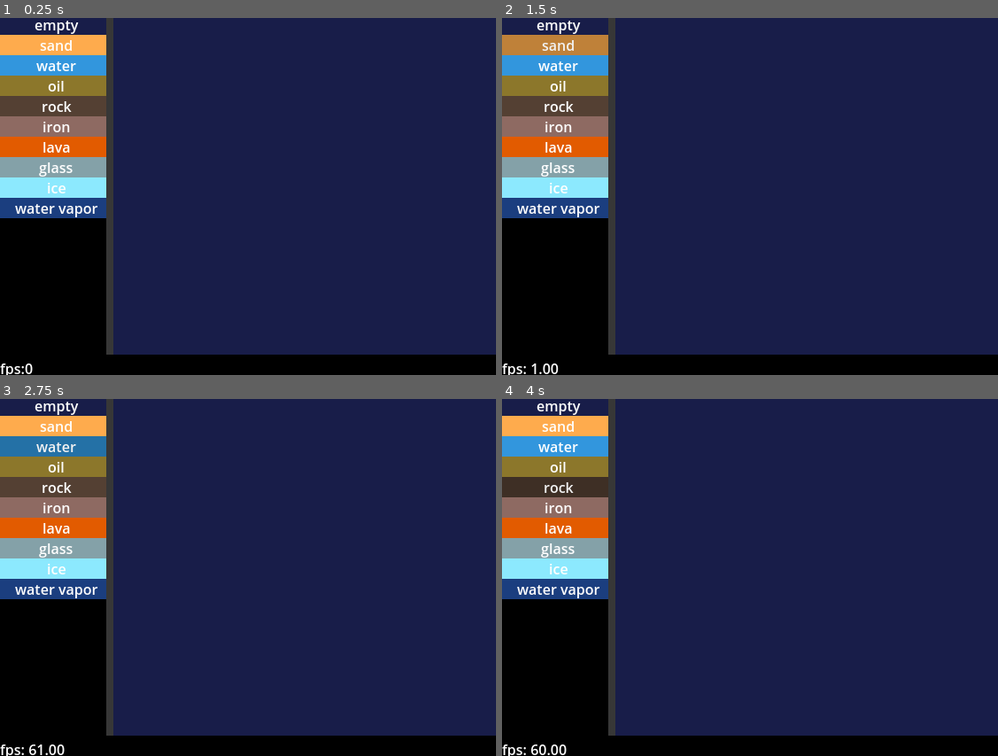
Above: before the commit, frames 1-4 (two rows, left to right).
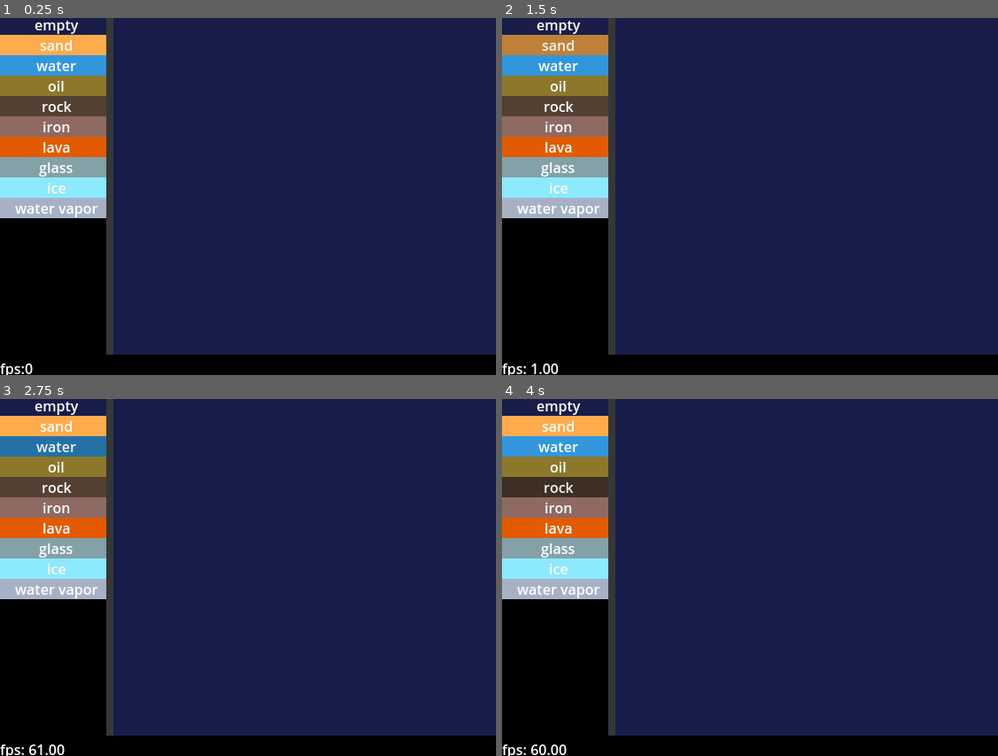
Above: after the commit, the same moments.

Repository: kiwijuice56/sand-spoon
Game: Godot game, scene res://main/main.tscn
Same seed, same stepped clock (60 frames per second), same inputs: the game is played once before the commit and once after it.
Inputs:
- Up to frame 1 (0.25 s): no input
- Up to frame 2 (1.5 s): click "empty" at 0.5 s; click "sand" at 1.25 s
- Up to frame 3 (2.75 s): click "water" at 2 s
- Up to frame 4 (4 s): click "oil" at 2.75 s; click "rock" at 3.5 s

The runs differ from the first frame. In frame 1, 1.1% of the frame differs, in the area x 0-22%, y 50-57%; in frame 2, 1.1%; in frame 3, 1.1%; in frame 4, 1.1%.

Commit message:
Basic documentation, refactoring

Diff:
--- a/main/main.tscn
+++ b/main/main.tscn
@@ -6,18 +6,18 @@
 [ext_resource type="Script" path="res://main/painter/painter.gd" id="3_3diiu"]
 [ext_resource type="PackedScene" uid="uid://cly3oo4u8jasx" path="res://main/ui/fps_label/fps_label.tscn" id="3_54ca0"]
 [ext_resource type="Resource" uid="uid://bv0qbdwy81m1a" path="res://main/simulation/element/empty/empty.tres" id="4_oq8j5"]
-[ext_resource type="Resource" uid="uid://ypa8f347pjrs" path="res://main/simulation/element/fluid/water/water.tres" id="5_4oxmv"]
-[ext_resource type="Resource" uid="uid://bv8gs1iin5gag" path="res://main/simulation/element/solid/powder/sand/sand.tres" id="5_57l7a"]
-[ext_resource type="Resource" uid="uid://bbvp7saksab8l" path="res://main/simulation/element/fluid/oil/oil.tres" id="8_l1nvi"]
+[ext_resource type="Resource" uid="uid://ypa8f347pjrs" path="res://main/simulation/element/fluid/water.tres" id="5_4oxmv"]
+[ext_resource type="Resource" uid="uid://bv8gs1iin5gag" path="res://main/simulation/element/solid/powder/sand.tres" id="5_57l7a"]
+[ext_resource type="Resource" uid="uid://bbvp7saksab8l" path="res://main/simulation/element/fluid/oil.tres" id="8_l1nvi"]
 [ext_resource type="PackedScene" uid="uid://p1cupggik6ba" path="res://main/ui/element_selector/element_selector.tscn" id="8_vvhhn"]
-[ext_resource type="Resource" uid="uid://cwnhltdvq4ic4" path="res://main/simulation/element/solid/rock/rock.tres" id="9_bp35h"]
-[ext_resource type="Resource" uid="uid://clkis27cdr8nh" path="res://main/simulation/element/solid/metal/iron/iron.tres" id="10_7jxe6"]
-[ext_resource type="Resource" uid="uid://c3gbiac6s4l27" path="res://main/simulation/element/fluid/lava/lava.tres" id="11_d45fd"]
-[ext_resource type="Resource" uid="uid://c7b8cfugwtddk" path="res://main/simulation/element/solid/glass/glass.tres" id="12_21fqx"]
-[ext_resource type="Resource" uid="uid://bsleucppukqqv" path="res://main/simulation/element/solid/ice/ice.tres" id="13_pqvew"]
-[ext_resource type="Resource" uid="uid://gj82jp5hguq" path="res://main/simulation/element/fluid/water_vapor/water_vapor.tres" id="14_vb41q"]
+[ext_resource type="Resource" uid="uid://cwnhltdvq4ic4" path="res://main/simulation/element/solid/rock.tres" id="9_bp35h"]
+[ext_resource type="Resource" uid="uid://clkis27cdr8nh" path="res://main/simulation/element/solid/metal/iron.tres" id="10_7jxe6"]
+[ext_resource type="Resource" uid="uid://c3gbiac6s4l27" path="res://main/simulation/element/fluid/lava.tres" id="11_d45fd"]
+[ext_resource type="Resource" uid="uid://c7b8cfugwtddk" path="res://main/simulation/element/solid/glass.tres" id="12_21fqx"]
+[ext_resource type="Resource" uid="uid://bsleucppukqqv" path="res://main/simulation/element/solid/ice.tres" id="13_pqvew"]
+[ext_resource type="Resource" uid="uid://gj82jp5hguq" path="res://main/simulation/element/fluid/water_vapor.tres" id="14_vb41q"]
 
-[sub_resource type="Image" id="Image_20yq4"]
+[sub_resource type="Image" id="Image_6yi0h"]
 data = {
 "data": PackedByteArray(0, 0, 0, 0, 0, 0, 0, 0, 0, 0, 0, 0, 0, 0, 0, 0, 0, 0, 0, 0, 0, 0, 0, 0, 0, 0, 0, 0, 0, 0, 0, 0, …(62113 unchanged characters)…
 "format": "RGBA8",
--- a/main/simulation/element/element.gd
+++ b/main/simulation/element/element.gd
@@ -8,20 +8,29 @@
 ## Base color for UI components for this element
 @export var ui_color: Color
 
+@export_group("Heat")
+@export_range(0, 10000, 0.1, "or_greater", "suffix:K") var initial_temperature: float = 293
+@export_range(0, 1) var conductivity: float = 0.5
+@export_subgroup("High")
+## The temperature at which this element will transform into high_heat_transformation.
+## No effect if set to -1.
+@export_range(-1, 10000, 0.1, "or_greater", "suffix:K") var high_heat_point: float = -1
+@export var high_heat_transformation: String = "empty"
+@export_subgroup("Low")
+## The temperature at which this element will transform into low_heat_transformation.
+## No effect if set to -1.
+@export_range(-1, 10000, 0.1, "or_greater", "suffix:K") var low_heat_point: float = -1
+@export var low_heat_transformation: String = "empty"
+
+@export_group("Decay")
+## The probability that this element will decay into decay_transformation on any frame.
+@export_range(0, 1) var decay_proportion: float = 0.0
+@export var decay_transformation: String = "empty"
+
 @export_group("Performance")
 ## The proportion of process frames are skipped. Set to a value higher than 0
 ## to hide chunk seams and create more organic movement.
 @export_range(0, 1) var skip_proportion: float = 0.3
-
-@export_group("Heat")
-@export_range(0, 10000, 0.1, "or_greater", "suffix:K") var initial_temperature: float = 293
-@export_range(0, 1) var conductivity: float = 0.5
-@export_subgroup("High")
-@export_range(-1, 10000, 0.1, "or_greater", "suffix:K") var high_heat_point: float = -1
-@export var high_heat_transformation: String = "empty"
-@export_subgroup("Low")
-@export_range(-1, 10000, 0.1, "or_greater", "suffix:K") var low_heat_point: float = -1
-@export var low_heat_transformation: String = "empty"
 
 var ihigh_heat_point: int
 var ilow_heat_point: int
@@ -33,15 +42,18 @@
 	if high_heat_point <= 0:
 		ihigh_heat_point = 65535
 	else:
-		ihigh_heat_point = int(sqrt(high_heat_point) * 65535.0/100.0)
+		ihigh_heat_point = convert_temperature(high_heat_point)
 	if low_heat_point <= 0:
 		ilow_heat_point = 0
 	else:
-		ilow_heat_point = int(sqrt(low_heat_point) * 65535.0/100.0)
-	iinitial_temperature = int(sqrt(initial_temperature) * 65535/100.0)
+		ilow_heat_point = convert_temperature(low_heat_point)
+	iinitial_temperature = convert_temperature(initial_temperature)
 
 func process(sim: Simulation, row: int, col: int, data: int) -> bool:
 	if Simulation.fast_randf() < skip_proportion:
+		return false
+	if Simulation.fast_randf() < decay_proportion:
+		sim.set_element(row, col, decay_transformation)
 		return false
 	if Simulation.fast_randf() < conductivity:
 		var new_temp: int = (get_temperature(data) + sim.get_chunk_temp(row, col)) >> 1
@@ -60,6 +72,9 @@
 func set_temperature(data: int, temperature: int) -> int:
 	return (data & 0xFFFF0000) | temperature
 
+func convert_temperature(kelvin_temp: float) -> int:
+	return int(sqrt(kelvin_temp) * 65535.0/100.0)
+
 func get_color(_sim: Simulation, _row: int, _col: int, _data: int) -> Color:
 	return ui_color
 
--- a/main/simulation/element/empty/empty.tres
+++ b/main/simulation/element/empty/empty.tres
@@ -7,9 +7,11 @@
 unique_name = "empty"
 ui_color = Color(0.106477, 0.125597, 0.2879, 1)
 skip_proportion = 0.3
-initial_temperature = 255
+initial_temperature = 293.0
 conductivity = 0.5
-high_heat_point = 0.0
+high_heat_point = -1.0
 high_heat_transformation = "empty"
-low_heat_point = 0.0
+low_heat_point = -1.0
 low_heat_transformation = "empty"
+decay_proportion = 0.0
+decay_transformation = ""
--- a/main/simulation/element/fluid/water_vapor/water_vapor.tres
+++ b/main/simulation/element/fluid/water_vapor.tres
@@ -3,7 +3,7 @@
 [ext_resource type="Script" path="res://main/simulation/element/fluid/fluid.gd" id="1_2qh2h"]
 
 [sub_resource type="Gradient" id="Gradient_0l8vj"]
-colors = PackedColorArray(0.2652, 0.44538, 0.78, 0.121569, 0.47, 0.902833, 1, 0.329412)
+colors = PackedColorArray(0.6552, 0.69888, 0.78, 1, 0.87, 0.976167, 1, 1)
 
 [sub_resource type="GradientTexture1D" id="GradientTexture1D_jkw6h"]
 gradient = SubResource("Gradient_0l8vj")
@@ -15,11 +15,13 @@
 density = 0.59
 gravity_down = false
 unique_name = "water vapor"
-ui_color = Color(0.11743, 0.24643, 0.497855, 1)
-skip_proportion = 0.3
+ui_color = Color(0.654902, 0.698039, 0.780392, 1)
 initial_temperature = 293.0
 conductivity = 0.02
 high_heat_point = -1.0
 high_heat_transformation = "empty"
 low_heat_point = 280.0
 low_heat_transformation = "water"
+decay_proportion = 0.01
+decay_transformation = "empty"
+skip_proportion = 0.3
--- a/main/simulation/element/solid/rock/rock.tres
+++ b/main/simulation/element/solid/rock.tres
@@ -10,14 +10,16 @@
 gradient = SubResource("Gradient_vxs2k")
 
 [resource]
-script = ExtResource("1_ht5t6")
+script = ExtResource("1_at7y3")
 color_gradient = SubResource("GradientTexture1D_7dfe5")
 unique_name = "rock"
 ui_color = Color(0.33, 0.25476, 0.2046, 1)
-skip_proportion = 0.3
 initial_temperature = 293.0
 conductivity = 0.05
 high_heat_point = 800.0
 high_heat_transformation = "lava"
 low_heat_point = -1.0
 low_heat_transformation = "empty"
+decay_proportion = 0.0
+decay_transformation = "empty"
+skip_proportion = 0.3
--- a/project.godot
+++ b/project.godot
@@ -48,5 +48,6 @@
 textures/canvas_textures/default_texture_filter=0
 renderer/rendering_method="gl_compatibility"
 renderer/rendering_method.mobile="gl_compatibility"
+limits/global_shader_variables/buffer_size=4096
 environment/defaults/default_clear_color=Color(0, 0, 0, 1)
 viewport/hdr_2d=true
Not shown: 1 places in main/main.tscn that only renumber resources
Renamed: main/simulation/element/fluid/lava/lava.tres -> main/simulation/element/fluid/lava.tres
Renamed: main/simulation/element/fluid/oil/oil.tres -> main/simulation/element/fluid/oil.tres
Renamed: main/simulation/element/fluid/water/water.tres -> main/simulation/element/fluid/water.tres
Renamed: main/simulation/element/solid/glass/glass.tres -> main/simulation/element/solid/glass.tres
Renamed: main/simulation/element/solid/ice/ice.tres -> main/simulation/element/solid/ice.tres
Renamed: main/simulation/element/solid/metal/iron/iron.tres -> main/simulation/element/solid/metal/iron.tres
Renamed: main/simulation/element/solid/powder/sand/sand.tres -> main/simulation/element/solid/powder/sand.tres
Not shown: 1 places in main/simulation/element/solid/rock.tres that only renumber resources
